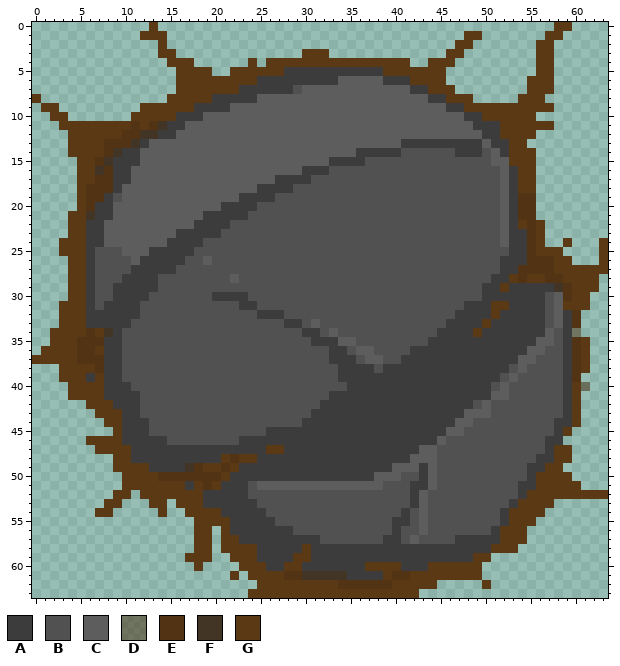
Two states of a pixel-art sprite, Assets/Sprites/rock4.png. Above: the version before the commit.
The file is 64x64 pixels. Colours within 5 levels of each other are drawn and written as one.
Palette (. is transparent): A #3c3c3c  B #515151  C #5d5d5d  D #492e1182  E #523313  F #433526  G #5b3915
Pixels before (only the part around the change), first column x 0:
 0 .............G............................................GG....
 1 ............GGG.................................GG.......GG.....
 2 ..............G................................GG.......GG......
 3 ..............GG..............GGG.............GG........GG......
 4 ...............GGG......G.GGGGGGGGGGGGGGGG..GGG.........GG......
 5 ................GGGG..GGGGGGAAAAAAAAAAAGGGGGGG..........GG......
 6 ................GGGGGGGGGAAAAAAAAACCCCCAAAGGGG.........GGG......
 7 ................GGGGGGGAAAAAABCCCCCCCCCCCCAAGGG........GGG......
 8 G..............GGGGGAAAAACCCCCCCCCCCCCCCCCCCAAGGG.....GGG.......
 9 .GG.........GGGGGGAAAACCCCCCCCCCCCCCCCCCCCCCCCAAGGGGGGGGGG......
10 ..GG.......GGGGGAAACCCCCCCCCCCCCCCCCCCCCCCCCCCCCAAGGGGGG........
11 ...GGGGGGGGEGEFAACCCCCCCCCCCCCCCCCCCCCCCCCCCCCCCCAAAGGGGGG......
12 ....GGGGGGEEFFAACCCCCCCCCCCCCCCCCCCCCCCCCCCCCCCCCCAAGGGG........
13 ....GGGGEEEFACCCCCCCCCCCCCCCCCCCCCCCCCCCCAAAAAAAAACAAGG.........
14 ....GGGGEFAACCCCCCCCCCCCCCCCCCCCCCCCAAAAABBBBBBAAABCAGGG........
15 .....GGEFAAACCCCCCCCCCCCCCCCCCCCCAAAABBBBBBBBBBBBBBCCGGG........
16 .....GGFEAACCCCCCCCCCCCCCCCCCCAAABBBBBBBBBBBBBBBBBBBCAGG........
17 .....GGEEAACCCCCCCCCCCCCCCCAAAABBBBBBBBBBBBBBBBBBBBBCAGG........
18 .....GEEEACCCCCCCCCCCCCCCAAAABBBBBBBBBBBBBBBBBBBBBBBCAGG........
19 .....GEEABCCCCCCCCCCCCCAAAABBBBBBBBBBBBBBBBBBBBBBBBBCAEE........
20 .....GEAACCCCCCCCCCCCAAAABBBBBBBBBBBBBBBBBBBBBBBBBBBCAEE........
21 ....GGFAACCCCCCCCCCAAAAABBBBBBBBBBBBBBBBBBBBBBBBBBBBCAEE........
22 ....GGAACCCCCCCCCCAAAABBBBBBBBBBBBBBBBBBBBBBBBBBBBBBCAGEG.......
23 ....GGAACCCCCCCCAAAAABBBBBBBBBBBBBBBBBBBBBBBBBBBBBBBCAAEG.......
24 ...GGGAACCCCCCCAAAABBBBBBBBBBBBBBBBBBBBBBBBBBBBBBBBBCAAEG..G...G
25 ...GGGABBBCCCAAAAABBBBBBBBBBBBBBBBBBBBBBBBBBBBBBBBBBBAAEGGG....G
26 ....GGABBBBCAAAAABBCBBBBBBBBBBBBBBBBBBBBBBBBBBBBBBBBAAAEEEGG...G
27 ....GGABBBBAAAAABBBBBBBBBBBBBBBBBBBBBBBBBBBBBBBBBBBBAAEEEEGGGGGG
28 ....GGABBBAAAABBBBBBBBCBBBBBBBBBBBBBBBBBBBBBBBBBBBBAAGEGGEEGGGG.
29 ....GGABBAAAAABBBBBBBBBBBBBBBBBBBBBBBBBBBBBBBBBBBBAAGAAAAAFEGGG.
30 ....GGABBAAAABBBBBBBAAAABBBBBBBBBBBBBBBBBBBBBBBBBBAAAAAAABCEGG..
31 ...GGGABAAAABBBBBBBBBBBAABBBBBBBBBBBBBBBBBBBBBBBAAAGGAAAABCGGG..
32 ...GGGAAAAAABBBBBBBBBBBBBAAABBBBBBBBBBBBBBBBBBBAAAAGAAAAABCAE...
33 ...GGGAAAAABBBBBBBBBBBBBBBBBAABCBBBBBBBBBBBBBBAAAAGAAAAAABCAE...
34 ..GGGGEGFABBBBBBBBBBBBBBBBBBBBAABCBBBBBBBBBBBAAAAGAAAAAAACBAD...
35 ..GGGEEEAABBBBBBBBBBBBBBBBBBBBBAAACCBBBBBBBBAAAAAAAAAAAACCBAEG..
36 .GGGGEEGAABBBBBBBBBBBBBBBBBBBBBBBAABCCBBBBAAAAAAAAAAAAACCBBAEG..
37 GGGGGEEEAABBBBBBBBBBBBBBBBBBBBBBBAAABCCBBAAAAAAAAAAAAACCBBBAEG..
38 ...GGGGEAABBBBBBBBBBBBBBBBBBBBBBBBAAAABAAAAAAAAAAAAAABCBBBBAEG..
39 ...GGGAGAABBBBBBBBBBBBBBBBBBBBBBBBAAAAAAAAAAAAAAAAAABCBBBBBAE...
40 ....GGGGAAABBBBBBBBBBBBBBBBBBBBBBBBAAAAAAAAAAAAAAAABCBBBBBBAGD..
41 ....GGGGAAAABBBBBBBBBBBBBBBBBBBBBAAAAAAAAAAAAAAAAAACCBBBBBBAG...
42 ......GGGAAABBBBBBBBBBBBBBBBBBBBAAAAAAAAAAAAAAAAABCBBBBBBBBAG...
43 .......GGGAABBBBBBBBBBBBBBBBBBBAAAAAAAAAAAAAAAAACCCBBBBBBBBAG...
44 ........GGAAABBBBBBBBBBBBBBBBBAAAAAAAAAAAAAAAAACCBBBBBBBBBAAG...
45 .........GAAABBBBBBBBBBBBBAAAAAAAAAAAAAAAAAAAACCBBBBBBBBBBAG....
46 ......GGGGAAAAABBBBBBBBAAAAAAAAAAAAAAAAAAAAAACBBBBBBBBBBBAA.....
47 .......GGGGAAAAAAAAAAAAAAAGGAAAAAAAAAAAAAAACCBBBBBBBBBBBBAGG....
48 .........GGAAAAAAAAAAGEGGAAAAAAAAAAAAAAAAACCCBBBBBBBBBBBAAGG....
49 .........GGGGAAAAFEGGEGAAAAAAAAAAAAAAAAACCCACBBBBBBBBBBAAGG.....
50 ..........GGGGEEEEEEEGAAAAAAAAAAAAAAAACCCBBACBBBBBBBBBBAGGGG....
51 ..........GGGGGGGAGEGAAABCCCCCCCCCCCCCCBBBAACBBBBBBBBBAAGGGGG...
52 .........GG.GGGGGGGAAAAABBBBBBBBBBBBBBBBBBACBBBBBBBBBBAGGGGGGGGG
53 ........GG...GG.GGGAAAAAABBBBBBBBBBBBBBBBBACBBBBBBBBBAGGGG......
54 .......GG.....G..GGGGAAAAABBBBBBBBBBBBBBBABCBBBBBBBBAGGGG.......
55 ..................GGGGAAAAABBBBBBBBBBBBBAABCBBBBBBBBAGGG........
56 ..................GG.GAAAAAAABBBBBBBBBBBABBCBBBBBBBAGGG.........
57 ..................GG.GGAAAAAAAAABBBBBBBAABCBBBBAAAAAGGG.........
58 ..................GG.GGGGAAAAAGAAAAAAAAAAAAAAAAAAAAGGG..........
59 .................GGG..GGGAAAAGGAAAAAAAAAAAAAAAAAAGG.............
60 ..................G....GGGAAGGAAAAAAAGGGGAAAGGGGGG..............
61 ......................G.GGGGEEFFFFFAAAAGEEGGGGGGGG..............
62 .........................GGGGGGGGGEEEEEEGGGGG.....G.............
63 ........................GGGGGGGGGGGGGGGGGGG.....................
After:
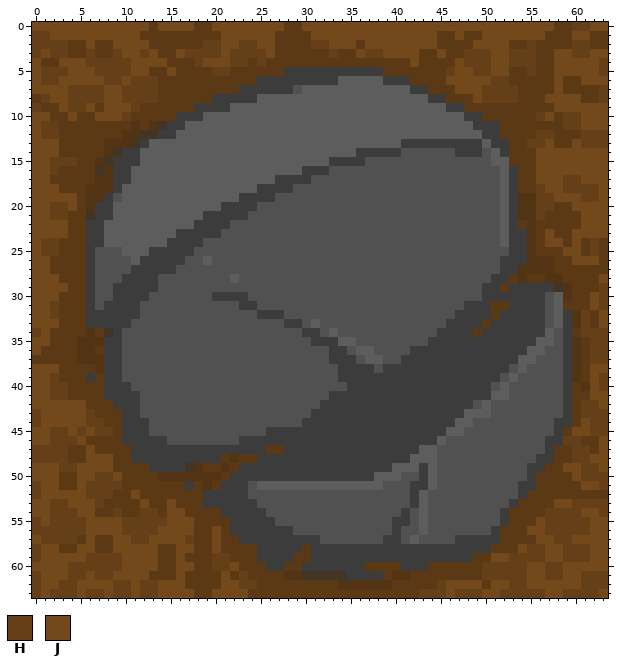
Colours new in this view: H #653f17  J #73481b
From old to new:
Changed rows in their new state; - is an unchanged pixel.
first column x 0:
 0 JJJJJJJJJJJJJ-JJJJGGJJJJJJJJGGJJJJJJJJJJJJJJJJJJJJJJJJJJJJ--HHJJ
 1 HHJJJJJJJJJJ---GGGGGGJJJJJJGGGGJJJJJJJJJJJJJJGGJ--JJJJJJJ--GJJGG
 2 HHHHGGJGGJJJJG-GGGGHHJJHHJJGGGGHHJJJGJJJJJJJJGG--JJJJGGH--GGHHGG
 3 HJHHGGHGGHJJHJ--JHHHHJHHHHJGGG---HGGJHHJJJJGGJ--HHHJJHHH--JJHHJJ
 4 JGGJJJHHHHHJJJJ---HJJJHH-H----------------JG---JHHHJJHHH--JJJJJH
 5 JHHHJJJHHHHJJGGJ----HH------------------------HJJHHJJGGH--JJJJJH
 6 JHHJJJJJHHJHHHGG------------------------------JJJJJHHGG---JGGJJJ
 7 JJJJHHHHJJHHHHGG-------------------------------JJJHHHHG---JGGGGH
 8 -HJJHHHHJJHHHHG----------------------------------JHHHH---JJJJGGH
 9 H--JHHJGJJJH----------------------------------------------JJJJJJ
10 JJ--JGGJJJH---------------------------------------------HJGHHJJJ
11 JHH-------------------------------------------------------GHHJJJ
12 JHHG----------------------------------------------------HHGGGHHH
13 JJJG---------------------------------------------------HHJGGJHHH
14 JJJG----------------------------------------------------JJJJJJJJ
15 JJHHH---------------------------------------------------JJJJJJJJ
16 JJHGG---------------------------------------------------JJJJJJJJ
17 JJGGG---------------------------------------------------JJJHHJJJ
18 JJJGG---------------------------------------------------HJJHHHHJ
19 JJJJJ---------------------------------------------------HHJJJHHJ
20 JJHHJ---------------------------------------------------HHGGJJJJ
21 JJHH----------------------------------------------------HGGGGJJJ
22 JJJJ-----------------------------------------------------GGGGJJJ
23 JJJJ-----------------------------------------------------JGGJJJJ
24 JHH------------------------------------------------------JJ-JGH-
25 JHH--------------------------------------------------------JJGH-
26 JJGG--------------------------------------------------------JJJ-
27 JJGG------------------------------------------------------------
28 JJJG-----------------------------------------------------------J
29 JJJJ-----------------------------------------------------------H
30 JJJG----------------------------------------------------------JH
31 JJH-----------------------------------------------------------JH
32 JJH----------------------------------------------------------HGJ
33 JJJ----------------------------------------------------------HGJ
34 HJ----------------------------------------------------------GHHH
35 JJ------------------------------------------------------------HH
36 J-------------------------------------------------------------HH
37 --------------------------------------------------------------HH
38 JJJ-----------------------------------------------------------JJ
39 JJH----------------------------------------------------------GJH
40 JJHH---------------------------------------------------------EJH
41 JJHH---------------------------------------------------------GJJ
42 JJJJJJ-------------------------------------------------------HHJ
43 HJJJJJH------------------------------------------------------HHH
44 HJJJJJHH-----------------------------------------------------JHH
45 JJHHJHJHH---------------------------------------------------JJHH
46 JJHHHJ-----------------------------------------------------HHGGJ
47 HHHHGGJ-----------------------------------------------------HHGJ
48 HHHHGGJJJ---------------------------------------------------HHJJ
49 JJJHHJJJJ--------------------------------------------------JJHHJ
50 JJJGGJJHHJ--------------------------------------------------JHHH
51 HJJGGJHHHH---------------------------------------------------JJH
52 HJJJJJHHH--J----------------------------------------------------
53 JJHHJJJH--GGJ--J------------------------------------------JJHHHH
54 JJHHHJJ--HGGHH-JJ----------------------------------------HHHHJJH
55 HJHHHHJJJJHHHHHJJJ--------------------------------------JHHHHHJJ
56 HHHHHHJJJJHHHHJJJJ--J----------------------------------JJHHHHHJJ
57 JHHHHGJGGJJHHJJJJH--J----------------------------------GJJHHJJJJ
58 HJJGGJJGGJJJJJGGJJ--J---------------------------------JHHJJHHHJJ
59 HJJJJJHHHHJJJJGGJ---HH-----------------------------JJHHHHJJHHHJJ
60 JJJJHHHHHHJJJJGGJJ-GHHJ---------------------------HHHHHJJHHJJJJJ
61 HJJJHHJHHJJJJGGGJGGGGJ-H--------------------------HHHHHJJHHJJHHH
62 HJJHHJJJJHHJHHJJJGGGGJJHH--------------------HJJJJ-JJHHJJJJJJHHH
63 HJHHHJHHJHHJHHJJJJGGJJJJ-------------------HHHJHHHJJHHHHHJJHHHHJ
Where, in picture pixels (left, top, right, bottom), the same in both pictures:
changed: (32, 22, 608, 598)
